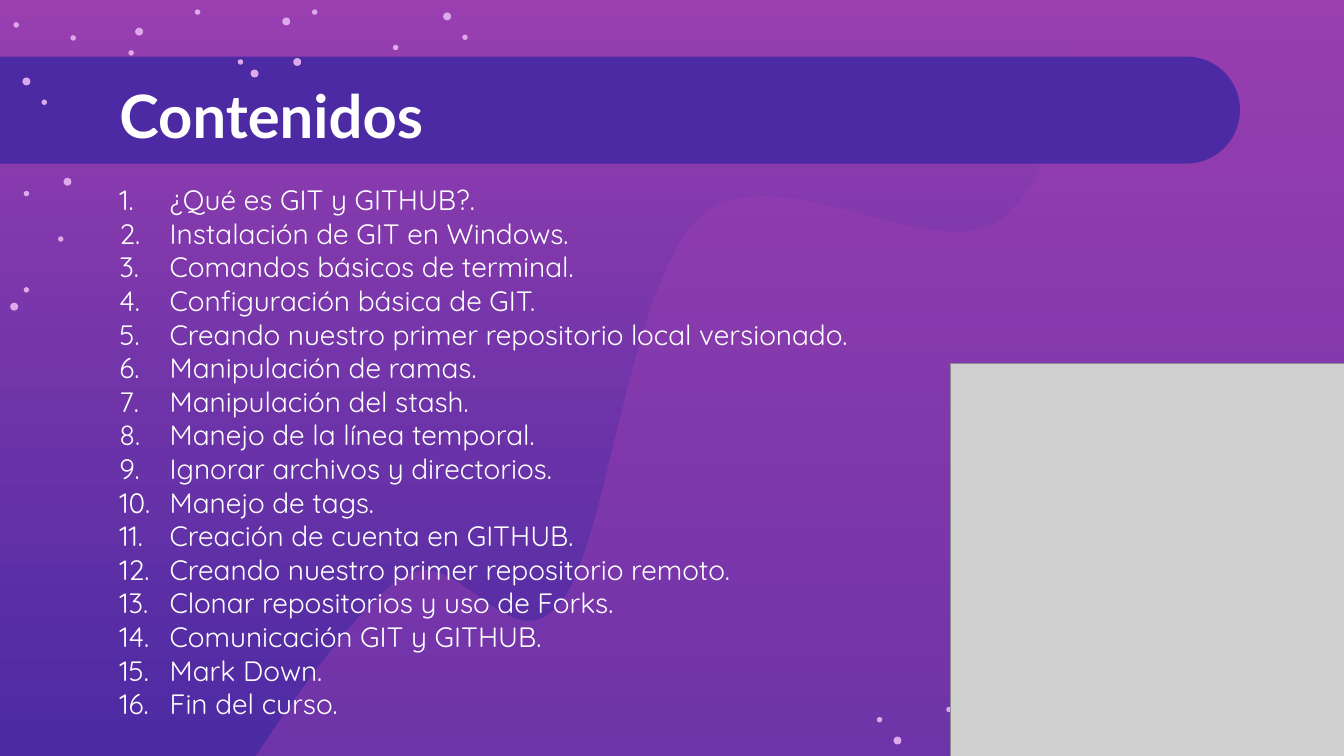
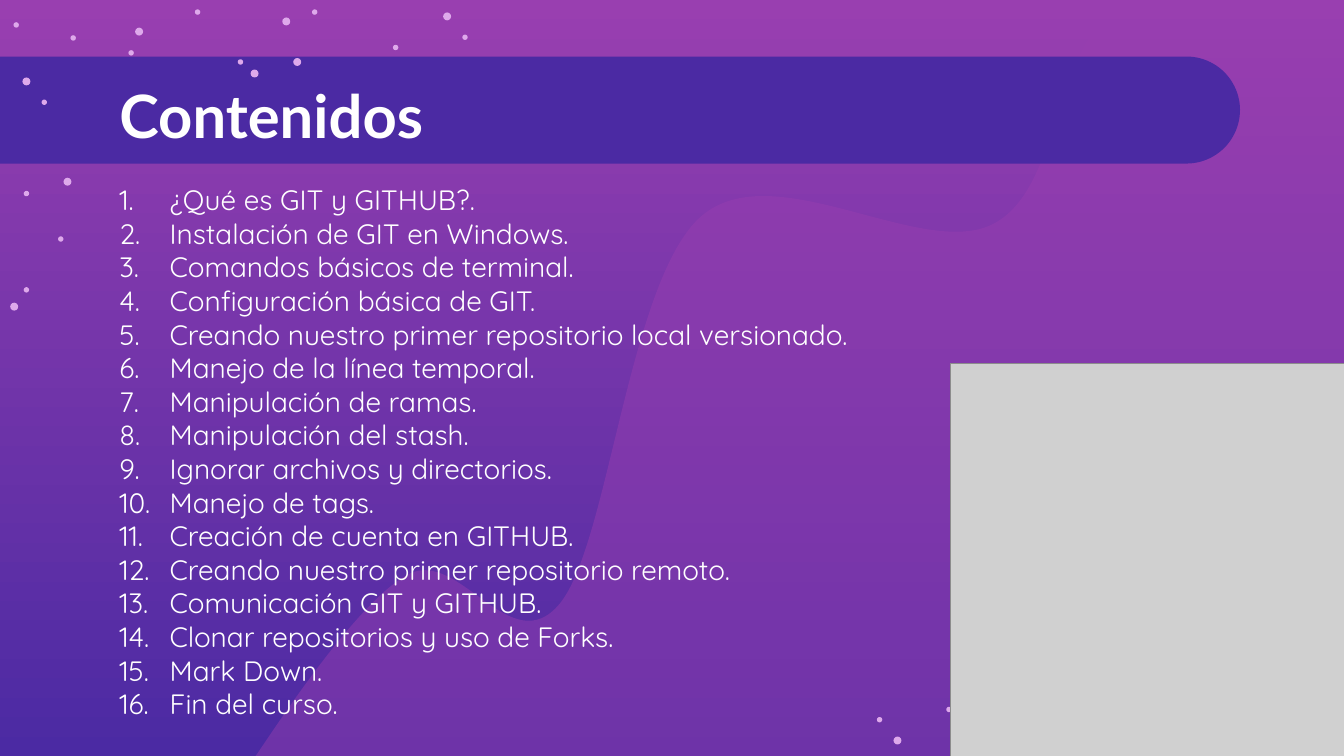
Before and after one commit to skyl1n3fx/CURSO-GIT-GITHUB, a slide deck: slide 2 of Presentación/uwu.pptx. Drawn at 1344x756 pixels with LibreOffice and Linux fonts; fonts in the diff are those of the drawing; grey boxes stand for pictures. Boxes give left, top, right and bottom in pixels: in the first picture for what was removed or moved away, otherwise in the second. Text is boxed around its words. In the diff, an @@ line names an element or a change of style, - is before the commit and + after.

```diff
--- a/Presentación/uwu.pptx
+++ b/Presentación/uwu.pptx
@@ text at [170, 350, 535, 384]: paragraph added @@
+6. Manejo de la línea temporal.
@@ text at [170, 417, 535, 451]: paragraph removed @@
-8. Manejo de la línea temporal.
@@ text at [170, 585, 542, 619]: paragraph added @@
+13. Comunicación GIT y GITHUB.
@@ text at [170, 618, 542, 653]: paragraph removed @@
-14. Comunicación GIT y GITHUB.
```
Also in this commit, not shown: 7 other files.
